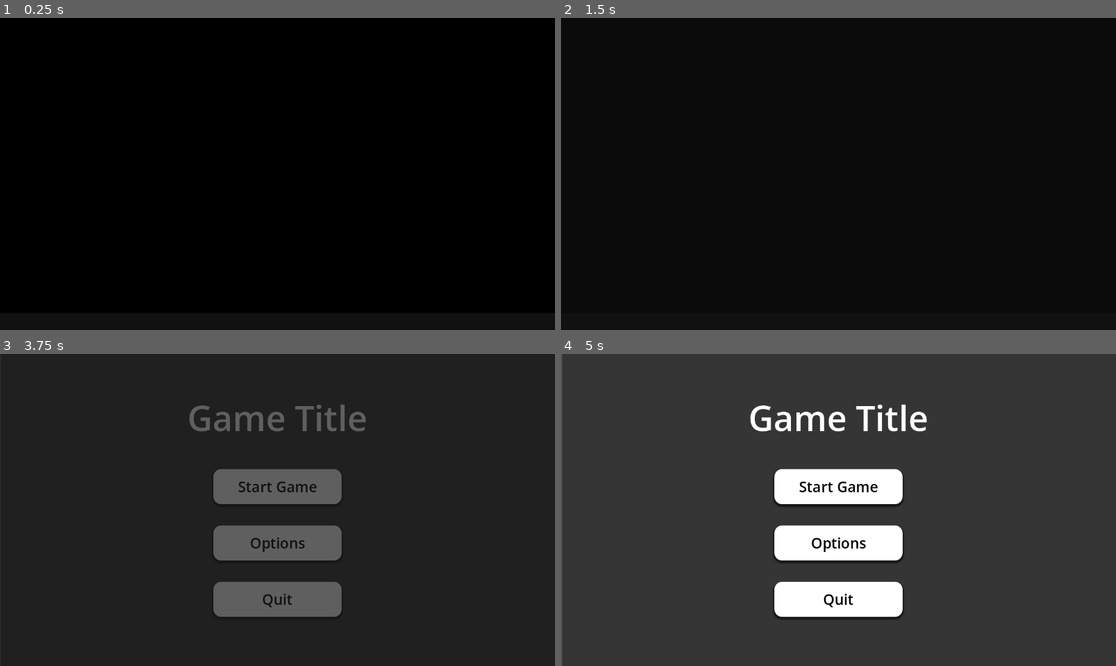
Above: before the commit, frames 1-4 (two rows, left to right).
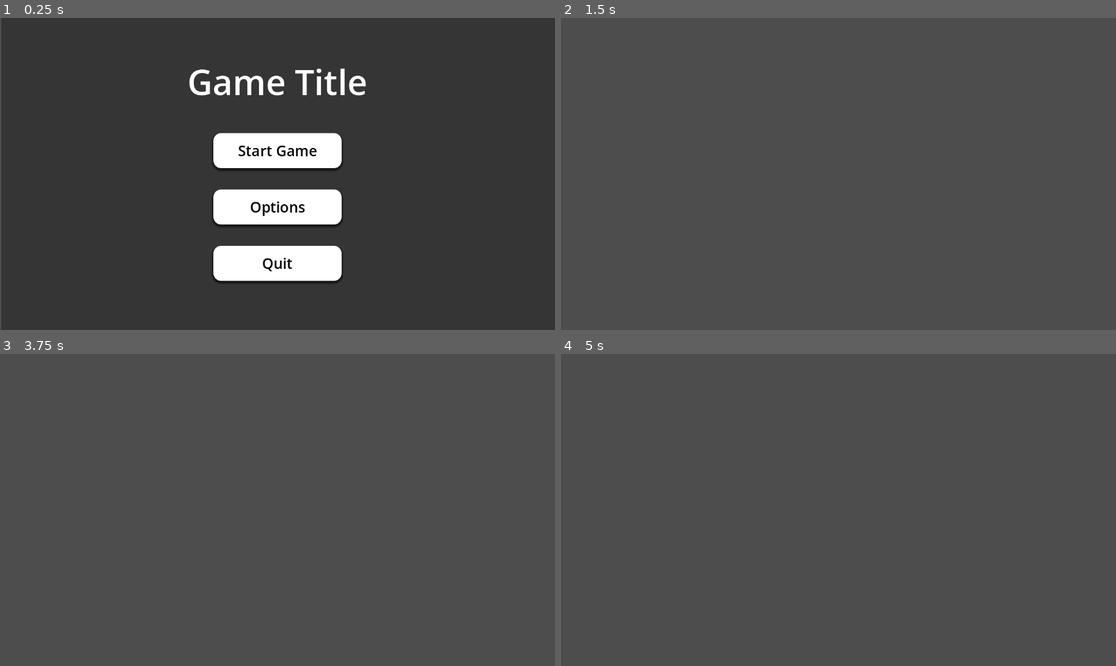
Above: after the commit, the same moments.

Repository: kylekolp/GMTKGameJam2026
Game: Godot game, scene res://src/core/MainGame.tscn
The game is run twice, just before and just after one commit, with the same random seed, the same clock (stepped at 60 frames per second) and the same inputs. Video files are missing from this copy of the repository; at most half a second of black plays in their place.
Inputs (mouse positions are in pixels of both pictures, inside the frame that each line leads up to):
- Up to frame 1 (0.25 s): no input
- Up to frame 2 (1.5 s): click "Start Game" at 0.5 s; click (838, 152) at 1.25 s, where only the run before the commit has a clickable "Start Game"
- Up to frame 3 (3.75 s): click (277, 488) at 2 s, where only the run before the commit has a clickable "Start Game"; click (277, 544) at 2.75 s, where only the run before the commit has a clickable "Options"; tap Enter at 3.5 s; move the mouse to (399, 494) at 3.52 s
- Up to frame 4 (5 s): move the mouse to (727, 525) at 4.27 s

The runs differ from the first frame. In frame 1, 99% of the frame differs, in the area x 0-100%, y 0-100%; in frame 2, 100%; in frame 3, 92%; in frame 4, 9.9%.

Commit message:
Start debugging player loading in with level

Diff:
--- a/src/core/MainGame.gd
+++ b/src/core/MainGame.gd
@@ -31,7 +31,8 @@
 
 	#LoadSystem(UIDCatalog.System_PauseAction)
 
-	RunIntro()
+	#RunIntro()
+	LoadMenu(UIDCatalog.Menu_Main)
 
 #Runs the intro video and transitions into the main menu
 func RunIntro() -> void:
--- a/src/core/UIDCatalog.gd
+++ b/src/core/UIDCatalog.gd
@@ -15,6 +15,7 @@
 const Menu_Intro : String = "uid://kfbhtop1n20d"
 
 #Levels
+const Level_1 : String = "uid://b6p18mlsjkqut"
 
 #Entities
 const Entity_Player : String = "uid://bw4t4ix88htau"
--- a/src/gameplay/entities/player/Entity_Player.tscn
+++ b/src/gameplay/entities/player/Entity_Player.tscn
@@ -1,6 +1,17 @@
 [gd_scene format=3 uid="uid://bw4t4ix88htau"]
 
 [ext_resource type="Script" uid="uid://tl6khwr4g44e" path="res://src/gameplay/entities/player/Entity_Player.gd" id="1_khxic"]
+[ext_resource type="Texture2D" uid="uid://c8vale8plupbr" path="res://icon.svg" id="2_fok4k"]
+
+[sub_resource type="PlaceholderTexture2D" id="PlaceholderTexture2D_wb2dy"]
 
 [node name="Player" type="Node2D" unique_id=365570103]
 script = ExtResource("1_khxic")
+
+[node name="Sprite2D" type="Sprite2D" parent="." unique_id=602313639]
+scale = Vector2(1000, 1000)
+texture = SubResource("PlaceholderTexture2D_wb2dy")
+
+[node name="Icon" type="Sprite2D" parent="." unique_id=1537789538]
+position = Vector2(666, 261)
+texture = ExtResource("2_fok4k")
--- /dev/null
+++ b/src/levels/Level1.gd
@@ -0,0 +1,4 @@
+extends Level
+
+func _ready() -> void:
+	SignalBus.LoadEntity.emit(UIDCatalog.Entity_Player)
--- /dev/null
+++ b/src/levels/Level1.tscn
@@ -0,0 +1,6 @@
+[gd_scene format=3 uid="uid://b6p18mlsjkqut"]
+
+[ext_resource type="Script" uid="uid://hd8w4ou6nb7m" path="res://src/levels/Level1.gd" id="1_qsbfr"]
+
+[node name="Level1" type="Node2D" unique_id=1647347138]
+script = ExtResource("1_qsbfr")
--- a/src/ui/Menu/Menu_Main.gd
+++ b/src/ui/Menu/Menu_Main.gd
@@ -1,9 +1,8 @@
 extends BaseMenu
 
 func _on_start_game_button_pressed() -> void:
-	#To Do: Create Start Level
-	#SignalBus.emit_signal("LoadLevel","Level1UID")
-	return
+	SignalBus.LoadLevel.emit(UIDCatalog.Level_1)
+	queue_free()
 
 func _on_options_button_pressed() -> void:
 	SignalBus.LoadMenu.emit(UIDCatalog.Menu_Options)
Not shown, added: src/levels/Level1.gd.uid
